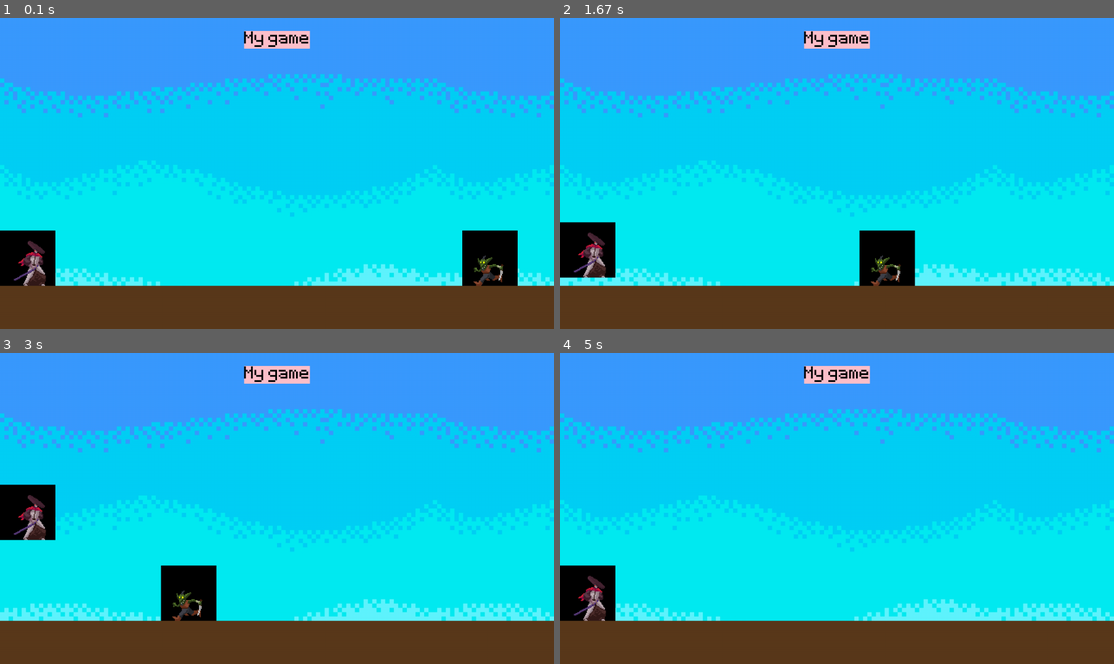
Above: before the commit, frames 1-4 (two rows, left to right).
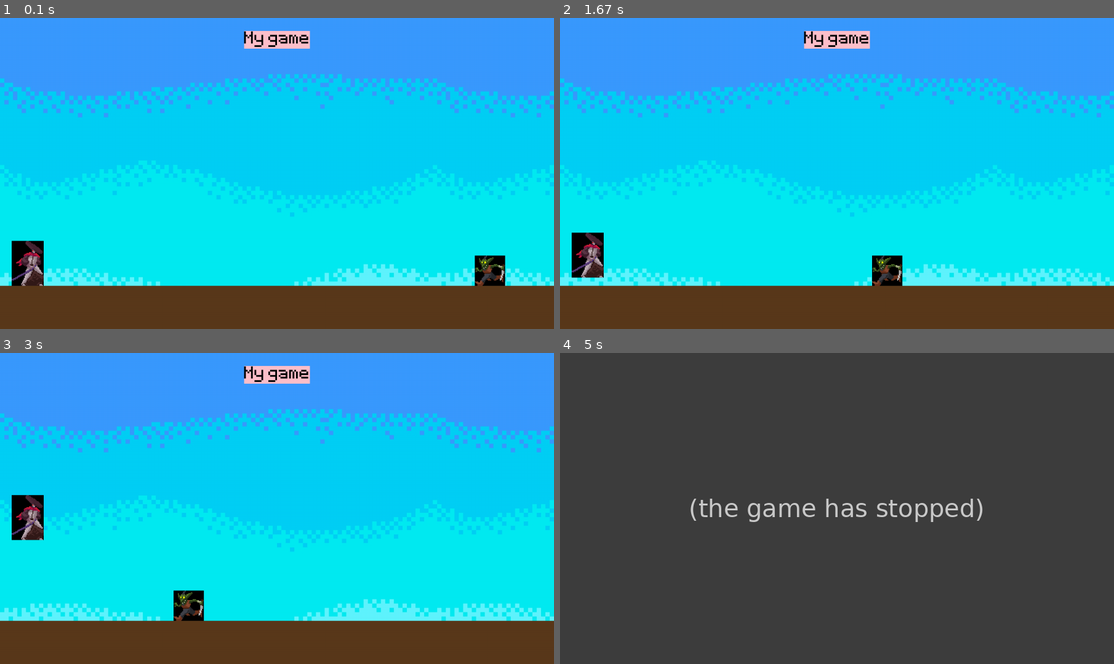
Above: after the commit, the same moments.

Repository: Mandowwow/pygame-endless-runner
Game: pygame game, started from main.py
The game is run twice, just before and just after one commit, with the same random seed, the same clock (stepped at 60 frames per second) and the same inputs.
Inputs:
- Up to frame 1 (0.1 s): no input
- Up to frame 2 (1.67 s): tap Space at 0.33, 0.73, 1.03, 1.57 s
- Up to frame 3 (3 s): tap Space at 1.87, 2.63 s
- Up to frame 4 (5 s): tap Space at 3.4, 3.8, 4.1 s

The runs differ from the first frame. In frame 1, 2.7% of the frame differs, in the area x 0-94%, y 68-87%; in frame 2, 2.7%; in frame 3, 2.7%; in frame 4, 100%, in the area x 0-100%, y 0-100%.
After the commit the program exited at 4.68 s; later frames show no game.

Commit message:
changed sprites to not have alpha around, and modified surface size through code

Diff:
--- a/main.py
+++ b/main.py
@@ -25,11 +25,11 @@
 
 goblin_surface = pygame.image.load(image_goblin_path).convert()
 goblin_surface = pygame.transform.flip(goblin_surface, True, False)
-goblin_surface = pygame.transform.scale(goblin_surface, (128, 128))
+goblin_surface = pygame.transform.scale(goblin_surface, (70, 70))
 goblin_rect = goblin_surface.get_rect(midbottom = (1152, 620))
 
 hero_surface = pygame.image.load(image_hero_path).convert()
-hero_surface = pygame.transform.scale(hero_surface, (128,128))
+hero_surface = pygame.transform.scale(hero_surface, (74,104))
 hero_rect = hero_surface.get_rect(midbottom = (64, 620))
 hero_gravity = 0
 
@@ -70,6 +70,11 @@
     goblin_rect.right -= 4
     if goblin_rect.left < -128: goblin_rect.left = 1280
 
+    #COLLISION
+    if goblin_rect.colliderect(hero_rect):
+        pygame.quit()
+        exit()
+
     #keys = pygame.key.get_pressed()
     #if keys[pygame.K_SPACE]:
     #    print('jump')
Binary file changed: Assets/Sprites/goblin.png
Binary file changed: Assets/Sprites/hero.png
